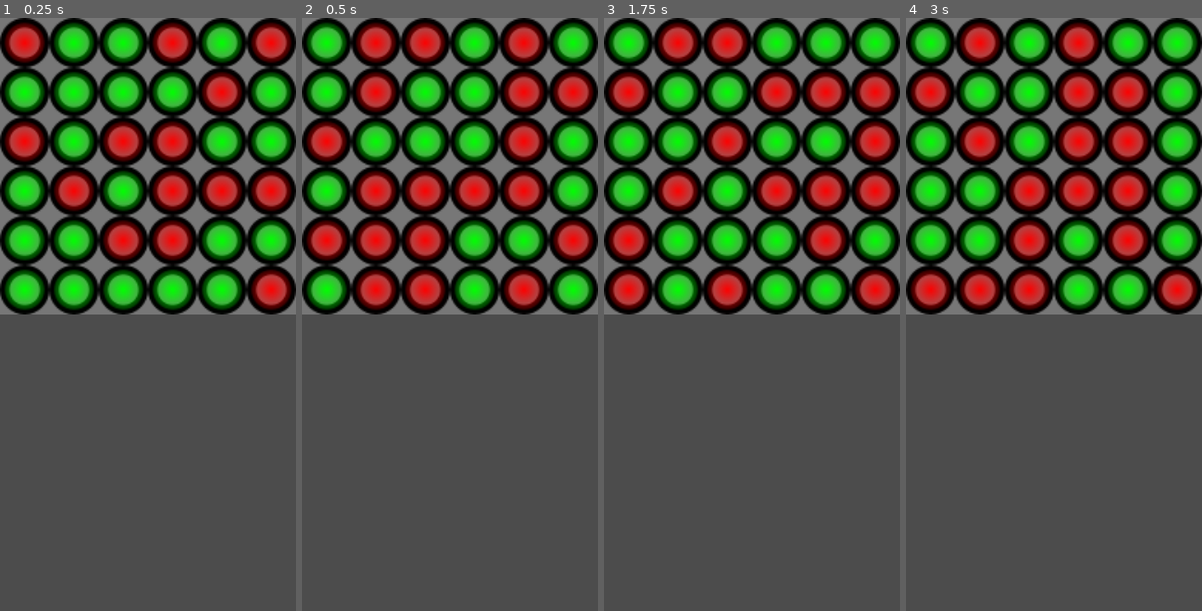
Above: before the commit, frames 1-4 (left to right).
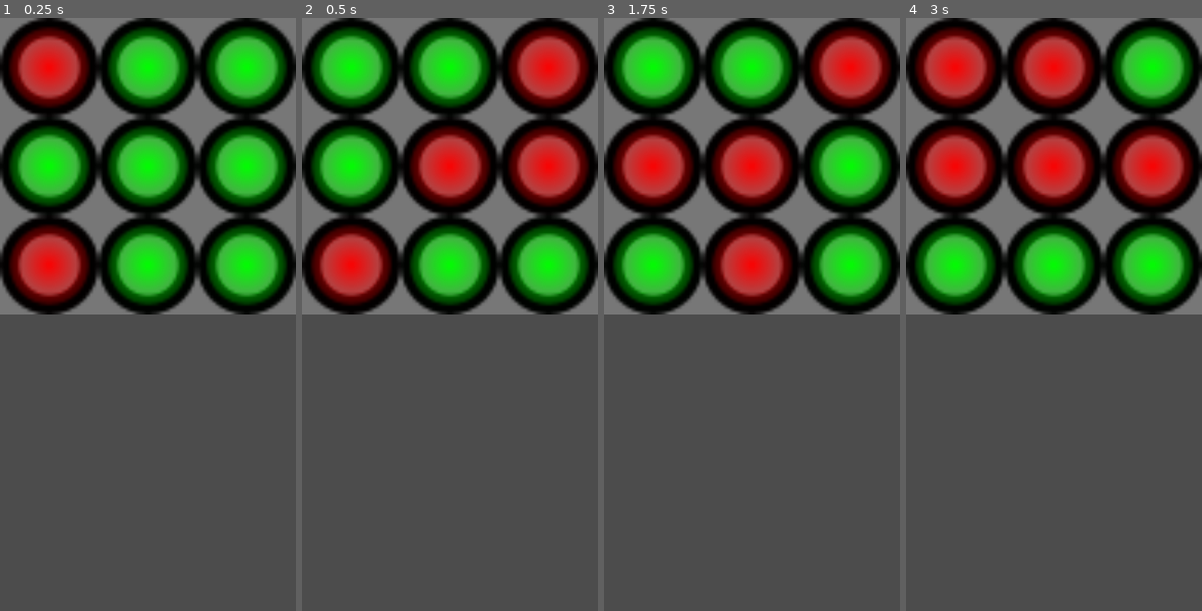
Above: after the commit, the same moments.

Repository: Jjony-dev/All-LEDS-Green
Game: Godot game, scene res://Board/Board.tscn
The game is run twice, just before and just after one commit, with the same random seed, the same clock (stepped at 60 frames per second) and the same inputs.
Inputs:
- Up to frame 1 (0.25 s): no input
- Up to frame 2 (0.5 s): no input
- Up to frame 3 (1.75 s): no input
- Up to frame 4 (3 s): no input

The runs differ from the first frame. In frame 1, 44% of the frame differs, in the area x 0-100%, y 0-50%; in frame 2, 44%; in frame 3, 44%; in frame 4, 44%.

Commit message:
Agregada condicion de ganar

Diff:
--- a/Board/Board.gd
+++ b/Board/Board.gd
@@ -4,6 +4,7 @@
 export (int,3,6) var board_size : = 3
 export (int) var board_px_size : = 256
 var scale_factor : float = 1.0
+var ready_match : bool = false
 var positions : Array = []
 var random : RandomNumberGenerator
 
@@ -31,11 +32,14 @@
 
 
 func start_match() -> void:
+	ready_match = false
 	var iterations = 100 + random.randi() % 100 * pow(board_size,2)
 	for i in iterations:
 		var random_positon := Vector2(random.randi() % board_size,
 				random.randi() % board_size)
 		positions[random_positon.x][random_positon.y]._on_Piece_pressed()
+	ready_match = true
+
 
 func switch_neighbors(_piece : Node2D) -> void:
 	var neighbor_pos : Vector2 = _piece.get_board_pos() + Vector2.UP
@@ -55,6 +59,17 @@
 func is_board_position(_position : Vector2) -> bool:
 	return _position.x >= 0 and _position.x < board_size and _position.y >= 0 and _position.y < board_size
 
+
+func won() -> bool:
+	for r in board_size:
+		for c in board_size:
+			if !positions[r][c].is_on():
+				return false
+	return true
+
+
+
 func _Piece_on_Board_pressed(_piece : Node2D) -> void:
 	switch_neighbors(_piece)
-	print(_piece.get_board_pos())
+	if ready_match and won():
+		print("Congratulations!!!")
--- a/Board/Board.tscn
+++ b/Board/Board.tscn
@@ -4,7 +4,6 @@
 
 [node name="Board" type="Node2D"]
 script = ExtResource( 1 )
-board_size = 6
 board_px_size = 320
 
 [node name="ColorRect" type="ColorRect" parent="."]
--- a/Piece/Piece.gd
+++ b/Piece/Piece.gd
@@ -7,6 +7,7 @@
 export (Color) var color_off : = Color.red
 var on : bool = true setget set_on, is_on
 onready var anim_color_time : = $ColorAnim
+
 
 func _ready():
 	modulate = color_default
